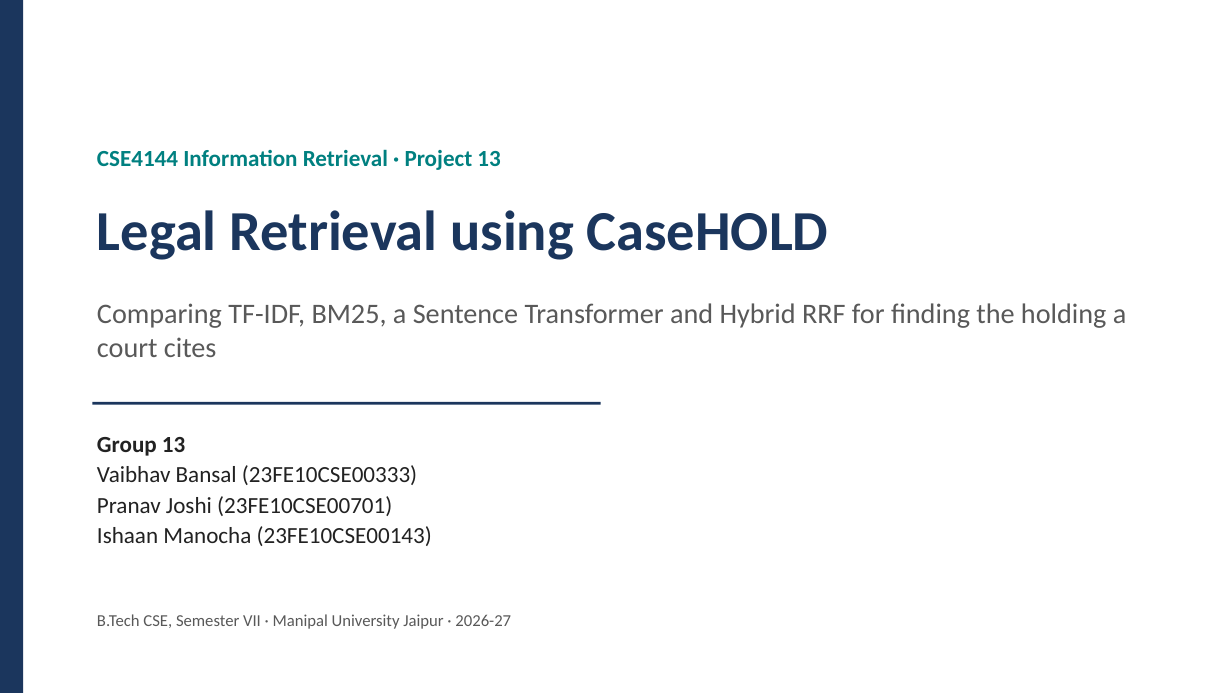
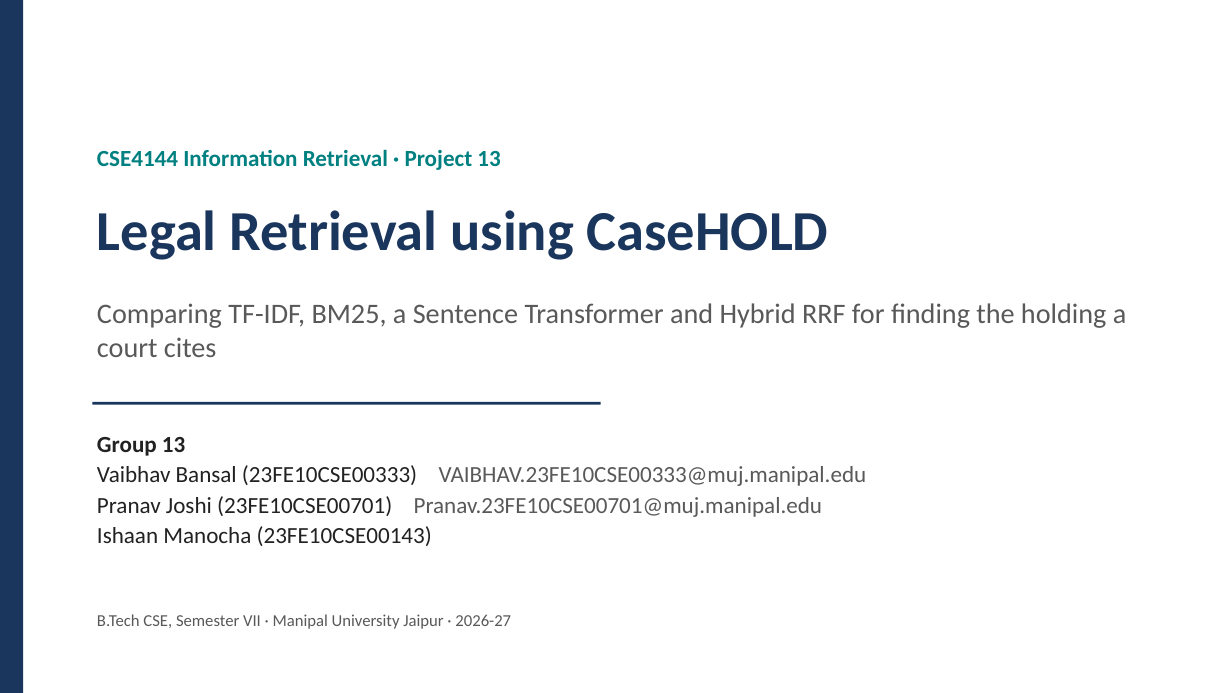
Before and after one commit to RazorNub/IR-Group13-CaseHOLD, a slide deck: slide 1 of deliverables/IR_Group13_CaseHOLD_Slides.pptx. Drawn at 1232x693 pixels with LibreOffice and Linux fonts; fonts in the diff are those of the drawing. Boxes give left, top, right and bottom in pixels: in the first picture for what was removed or moved away, otherwise in the second. Text is boxed around its words. In the diff, an @@ line names an element or a change of style, - is before the commit and + after.

Commit message:
Add member emails to report cover and title slide, rebuild report, slides and viva sheet, add annotated demo screenshot

```diff
--- a/deliverables/IR_Group13_CaseHOLD_Slides.pptx
+++ b/deliverables/IR_Group13_CaseHOLD_Slides.pptx
@@ text at [97, 465, 867, 517]: text changed; text colour #222222 to #595959 @@
-Vaibhav Bansal (23FE10CSE00333)
-Pranav Joshi (23FE10CSE00701)
+Vaibhav Bansal (23FE10CSE00333) VAIBHAV.23FE10CSE00333@muj.manipal.edu
+Pranav Joshi (23FE10CSE00701) Pranav.23FE10CSE00701@muj.manipal.edu
```
Also in this commit, not shown: 8 other files.
